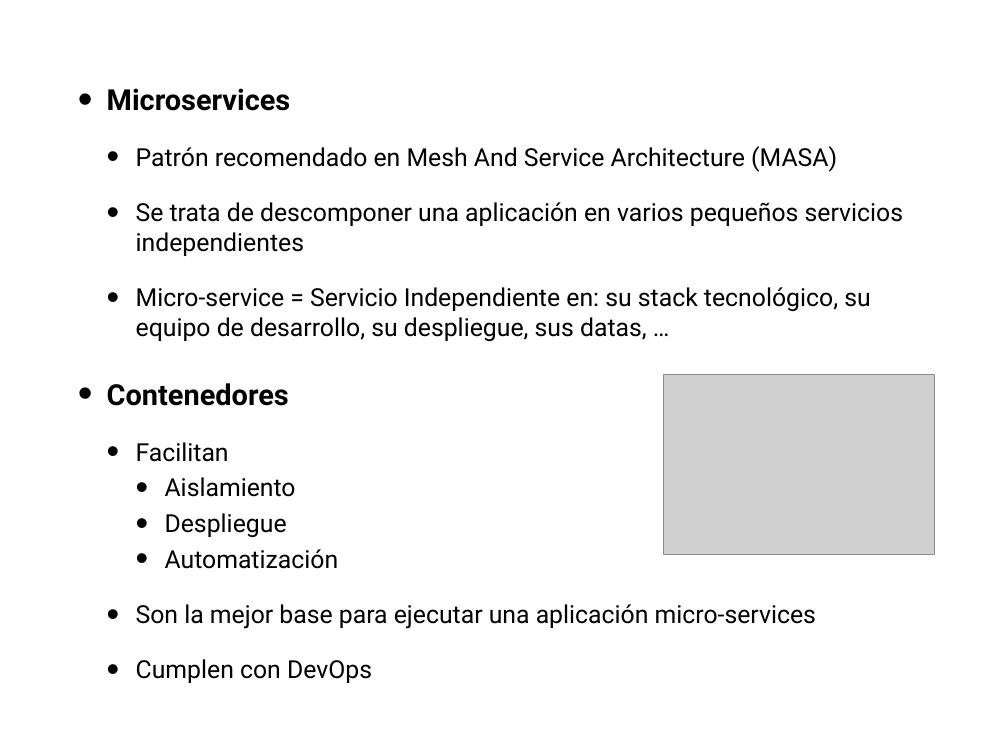
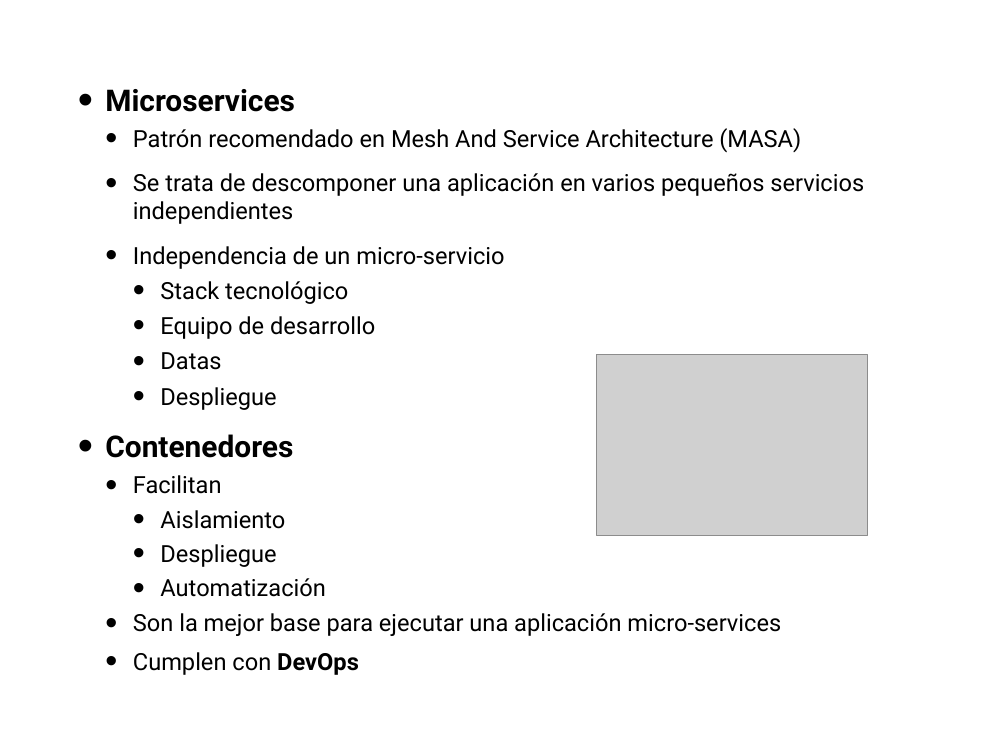
Before and after one commit to Guillaume-Mayer/micropoc, a slide deck: slide 2 of pres.pptx. Drawn at 1008x756 pixels with LibreOffice and Linux fonts; fonts in the diff are those of the drawing; grey boxes stand for pictures. Boxes give left, top, right and bottom in pixels: in the first picture for what was removed or moved away, otherwise in the second. Text is boxed around its words. In the diff, an @@ line names an element or a change of style, - is before the commit and + after.

```diff
--- a/pres.pptx
+++ b/pres.pptx
@@ text at (105, 89, 864, 675): size 29.4 to 30.4 pt in "Microservices", "Contenedores"; size 25.2 to 24 pt in "Patrón recomendado en Mesh And Service Architecture ...", "Se trata de descomponer una aplicación en ...", "Facilitan", "Aislamiento" and 4 more places; bold on in "DevOps"; indent changed; less space between paragraphs @@
@@ text at (133, 246, 504, 410): text changed; size 25.2 to 24 pt @@
-  • Micro-service = Servicio Independiente en: su stack tecnológico, su equipo de desarrollo, su despliegue, sus datas, …
+  • Independencia de un micro-servicio
+    • Stack tecnológico
+    • Equipo de desarrollo
+    • Datas
+    • Despliegue
@@ picture: place and size @@
-picture at (664, 375, 935, 555)
+picture at (597, 355, 868, 535)
```
Also in this commit, not shown: 4 other slides changed, 3 slides added, 2 slides removed.
